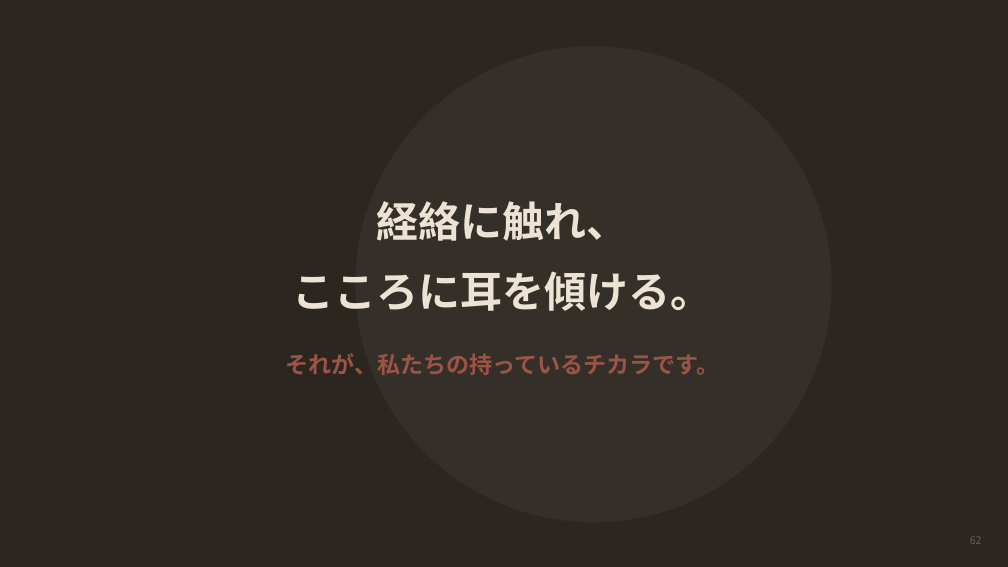
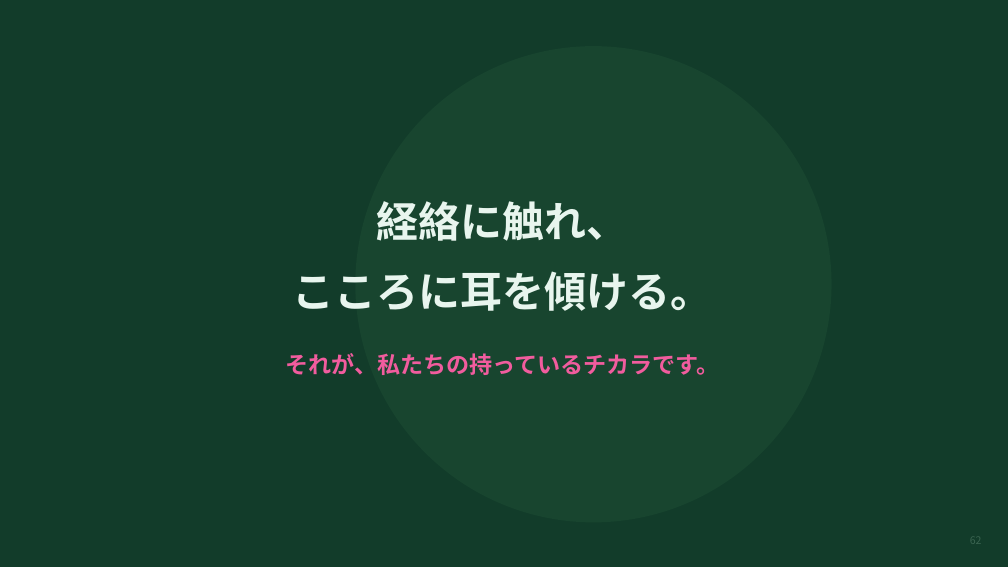
Before and after one commit to mananyon/manayonekura, a slide deck: slide 62 of docs/slides/APNET-keicho-60min.pptx. Drawn at 1008x567 pixels with LibreOffice and Linux fonts; fonts in the diff are those of the drawing. Boxes give left, top, right and bottom in pixels: in the first picture for what was removed or moved away, otherwise in the second. Text is boxed around its words. In the diff, an @@ line names an element or a change of style, - is before the commit and + after.

```diff
--- a/docs/slides/APNET-keicho-60min.pptx
+++ b/docs/slides/APNET-keicho-60min.pptx
@@ background #2B2620 to #123C2A @@
@@ ellipse at <box>355,46,832,523</box>: fill #342F28 to #18452F @@
@@ text "経絡に触れ、" at <box>293,201,713,311</box>: text colour #ECE3D4 to #E8F5EE @@
@@ text "それが、私たちの持っているチカラです。" at <box>286,353,720,375</box>: text colour #9C5446 to #F15C9E @@
@@ text "62" at <box>970,533,982,548</box>: text colour #6B5F51 to #3A6450 @@
```
Also in this commit, not shown: 62 other slides changed, 2 other files.
